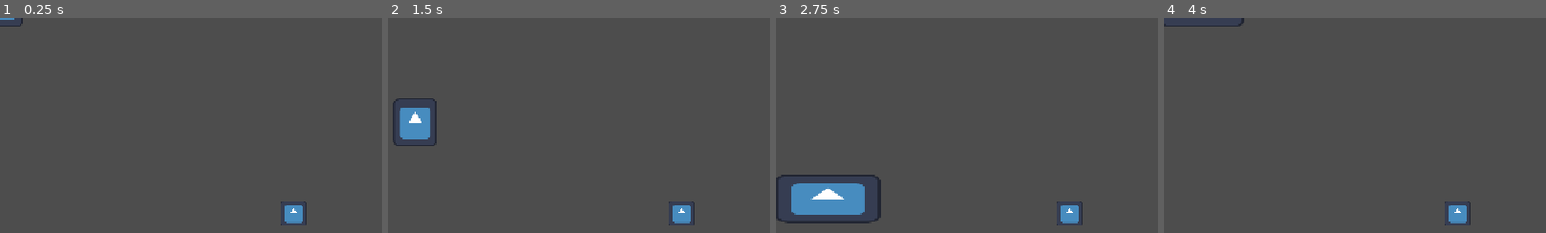
Above: before the commit, frames 1-4 (left to right).
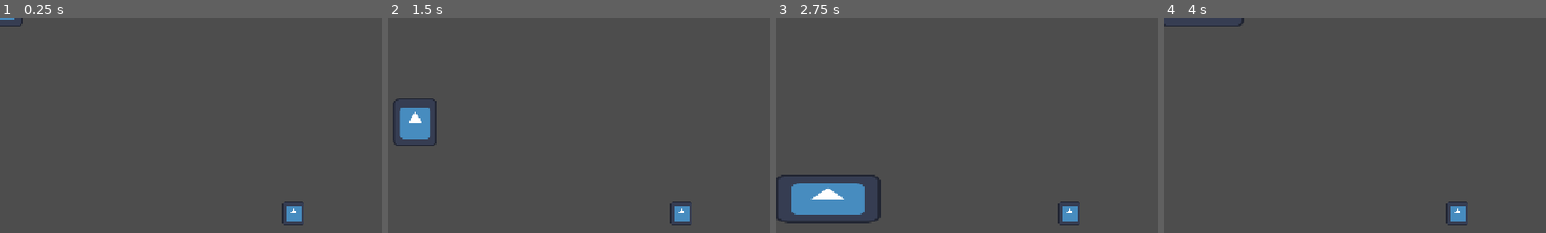
Above: after the commit, the same moments.

Repository: UniqueName0/ren-game
Game: Godot game, scene res://test_scene.tscn
Two runs of this game, one before a commit and one after it. Both use one fixed random seed, a clock stepped at 60 frames per second and the inputs below. The engine's default icon, where the game draws it, is replaced by a stand-in: a white triangle on a blue panel in a dark square.
Inputs:
- Up to frame 1 (0.25 s): no input
- Up to frame 2 (1.5 s): tap Enter at 0.5 s; hold D (right) 0.53-1.28 s; hold Shift (stretch) 0.53-1.28 s; tap Q (throw, bound only after the commit) at 0.8, 1.35 s; hold S (down) from 1.28 s (still down)
- Up to frame 3 (2.75 s): tap Shift (stretch) at 1.55 s; release S (down) at 2.03 s; hold D (right) from 2.03 s (still down); hold Shift (stretch) from 2.03 s (still down); tap Q (throw, bound only after the commit) at 2.3 s
- Up to frame 4 (4 s): release D (right) at 2.78 s; release Shift (stretch) at 2.78 s; hold W (up) 2.78-3.53 s; tap Q (throw, bound only after the commit) at 2.85, 3.8 s; tap Shift (stretch) at 3.05 s; hold A (left) from 3.53 s (still down); hold Shift (stretch) from 3.53 s (still down)
The pictures show only the part of the screen within x 0-50%, y 4-54%; the shares and areas given below are measured in that part.

The runs differ from the first frame. In frame 1, 0.2% of the frame differs, in the area x 73-81%, y 85-97%; in frame 2, 0.2%; in frame 3, 0.2%; in frame 4, 0.2%.

Commit message:
throwing and picking things up added

Diff:
--- a/entities/living/player.tscn
+++ b/entities/living/player.tscn
@@ -1,21 +1,31 @@
-[gd_scene load_steps=4 format=3 uid="uid://4pyjl6kdauhp"]
+[gd_scene load_steps=5 format=3 uid="uid://4pyjl6kdauhp"]
 
 [ext_resource type="Script" uid="uid://cithjiy3kulp" path="res://player.gd" id="1_c1x3l"]
 [ext_resource type="Texture2D" uid="uid://c7p5de7go44u1" path="res://icon.svg" id="2_kb0hi"]
 
 [sub_resource type="RectangleShape2D" id="RectangleShape2D_sasra"]
-size = Vector2(128, 126)
+size = Vector2(64, 64)
 
-[node name="Player" type="CharacterBody2D" groups=["can_attack"]]
+[sub_resource type="RectangleShape2D" id="RectangleShape2D_c1x3l"]
+size = Vector2(64, 64)
+
+[node name="Player" type="CharacterBody2D" groups=["Entity", "can_attack", "item_land_on_head"]]
 y_sort_enabled = true
 script = ExtResource("1_c1x3l")
-Speed = 150
 
 [node name="CollisionBox" type="CollisionShape2D" parent="."]
-position = Vector2(0, 0.5)
-scale = Vector2(0.5, 0.5)
 shape = SubResource("RectangleShape2D_sasra")
 
-[node name="Sprite2D" type="Sprite2D" parent="."]
+[node name="Sprite2D" type="Sprite2D" parent="CollisionBox"]
 scale = Vector2(0.5, 0.5)
 texture = ExtResource("2_kb0hi")
+
+[node name="EntityDetectionArea" type="Area2D" parent="."]
+
+[node name="CollisionBox" type="CollisionShape2D" parent="EntityDetectionArea"]
+shape = SubResource("RectangleShape2D_c1x3l")
+
+[node name="CarriedItemsContainer" type="Node2D" parent="."]
+position = Vector2(0, -41)
+
+[connection signal="area_entered" from="EntityDetectionArea" to="." method="_on_entity_detection_area_area_entered"]
--- a/entities/non-living/test_object.tscn
+++ b/entities/non-living/test_object.tscn
@@ -4,10 +4,10 @@
 [ext_resource type="Texture2D" uid="uid://bsg844tqtcif7" path="res://circle.png" id="2_xrin1"]
 [ext_resource type="Texture2D" uid="uid://c7p5de7go44u1" path="res://icon.svg" id="3_vnqi8"]
 
-[sub_resource type="RectangleShape2D" id="RectangleShape2D_ia1lp"]
-size = Vector2(38, 34)
+[sub_resource type="RectangleShape2D" id="RectangleShape2D_dvq88"]
+size = Vector2(32, 32)
 
-[node name="test_object" type="Area2D"]
+[node name="test_object" type="Area2D" groups=["Entity", "can_attack"]]
 y_sort_enabled = true
 linear_damp = 5.0
 angular_damp = 5.0
@@ -15,15 +15,14 @@
 
 [node name="Shadow" type="Sprite2D" parent="."]
 z_index = -1
-position = Vector2(-1.90735e-06, -3.8147e-06)
-scale = Vector2(0.59375, 0.53125)
+scale = Vector2(0.5, 0.5)
 texture = ExtResource("2_xrin1")
 
 [node name="CollisionBox" type="CollisionShape2D" parent="."]
-shape = SubResource("RectangleShape2D_ia1lp")
+shape = SubResource("RectangleShape2D_dvq88")
 
 [node name="Sprite2D" type="Sprite2D" parent="CollisionBox"]
-scale = Vector2(0.3, 0.269)
+scale = Vector2(0.25, 0.25)
 texture = ExtResource("3_vnqi8")
 
 [connection signal="body_entered" from="." to="." method="_on_body_entered"]
--- a/player.gd
+++ b/player.gd
@@ -6,6 +6,8 @@
 @export var blast_stop_threshold := 100
 @export var max_stretch := 50
 @export var stretch_speed := 50
+@export var throw_force := 300
+@export var throw_height := 400
 
 enum State { IDLE, STRETCHING, BLASTING }
 var current_state := State.IDLE
@@ -13,10 +15,12 @@
 var previous_offset := Vector2.ZERO
 var last_direction := Vector2.RIGHT
 var is_attacking
+var team = 1
 
 func _physics_process(delta: float):
 	var direction := Input.get_vector("left", "right", "up", "down")
 	var stretch_pressed := Input.is_action_pressed("stretch")
+	var throw_pressed := Input.is_action_pressed("throw")
 	var stretch_change := 0.0
 
 	if not direction.is_zero_approx():
@@ -31,6 +35,12 @@
 				current_state = State.STRETCHING
 				velocity = Vector2.ZERO
 				stretch_change = delta * stretch_speed
+			if throw_pressed and $CarriedItemsContainer.get_child_count() > 0:
+				var item = $CarriedItemsContainer.get_child(0)
+				item.reparent(get_tree().root, false)
+				item.global_position = $CarriedItemsContainer.global_position
+				item.z_index = 0
+				item.throw(last_direction * throw_force, throw_height, self)
 			is_attacking = false
 		State.STRETCHING:
 			if stretch_pressed:
@@ -51,11 +61,11 @@
 	stretch_amount = clampf(stretch_amount + stretch_change, 0, max_stretch)
 
 	var current_offset := last_direction * stretch_amount * 0.02
-	scale.x = 1 + stretch_amount * 0.04
-	scale.y = 1
+	$CollisionBox.scale.x = 1 + stretch_amount * 0.04
+	$CollisionBox.scale.y = 1
 
 	if max_stretch - stretch_amount > 0:
-		position += last_direction * (scale.x * scale.x / 2) * delta
+		position += last_direction * ($CollisionBox.scale.x * $CollisionBox.scale.x / 2) * delta
 
 	if current_state == State.STRETCHING:
 		rotation = last_direction.angle()
@@ -71,3 +81,7 @@
 			if collider and collider.has_method("attacked"): collider.attack_by(self)
 
 	previous_offset = current_offset
+
+func _on_entity_detection_area_area_entered(area: Area2D) -> void:
+	if area.is_in_group("Entity") and current_state == State.BLASTING:
+		area.attacked_by(self)
--- a/project.godot
+++ b/project.godot
@@ -27,6 +27,9 @@
 [global_group]
 
 can_attack=""
+Entity=""
+item_land_on_head=""
+neutral_land_on_head=""
 
 [input]
 
@@ -55,3 +58,8 @@
 "events": [Object(InputEventKey,"resource_local_to_scene":false,"resource_name":"","device":-1,"window_id":0,"alt_press …(195 unchanged characters)…
 ]
 }
+throw={
+"deadzone": 0.2,
+"events": [Object(InputEventKey,"resource_local_to_scene":false,"resource_name":"","device":-1,"window_id":0,"alt_pressed":false,"shift_pressed":false,"ctrl_pressed":false,"meta_pressed":false,"pressed":false,"keycode":0,"physical_keycode":81,"key_label":0,"unicode":113,"location":0,"echo":false,"script":null)
+]
+}
--- a/test_object.gd
+++ b/test_object.gd
@@ -3,33 +3,41 @@
 @export var ThrowHeight = 400
 @export var ThrowForceDividend = 3
 
-var velocity = Vector2.ZERO
-var z_velocity = 0.0
-var height = 0.0
+var velocity := Vector2.ZERO
+var z_velocity := 0
+var z_position := 0
+var team := 0 # 0 = neutral
+
 
 func _physics_process(delta):
+	z_velocity += gravity * delta
+	z_position -= z_velocity * delta
 
-	z_velocity += gravity * delta
-	height -= z_velocity * delta
-
-	if height <= 0:
-		height = 0
+	if z_position <= 0:
+		z_position = 0
 		z_velocity = 0
+		velocity = Vector2.ZERO
+		team = 0
 		$Shadow.visible = false
 	else:
 		$Shadow.visible = true
 
 	position += velocity * delta
-	$CollisionBox.position.y = -height
-
-	if height == 0:
-		velocity = Vector2.ZERO
+	$CollisionBox.position.y = -z_position
 
 func attacked_by(attacker: Node2D):
-	velocity = attacker.velocity / ThrowForceDividend   # Horizontal speed
-	z_velocity = -ThrowHeight  # Negative value for upward jump
+	if team == 0 or team != attacker.team:
+		throw(attacker.velocity / ThrowForceDividend, ThrowHeight, attacker)
 
+func throw(force, height, thrower):
+	velocity = force   # Horizontal speed
+	z_velocity = -height  # Negative value for upward jump
+	team = thrower.team
 
 func _on_body_entered(body: Node2D) -> void:
-	if body.is_in_group("can_attack") and body.is_attacking:
-		attacked_by(body)
+	if z_velocity > 0 and body.is_in_group("item_land_on_head") and (team == body.team or body.is_in_group("neutral_land_on_head")):
+		call_deferred("reparent", body.get_node("CarriedItemsContainer"), false)
+		position = Vector2.ZERO
+		z_position = 0
+		velocity = Vector2.ZERO
+		z_index=2
